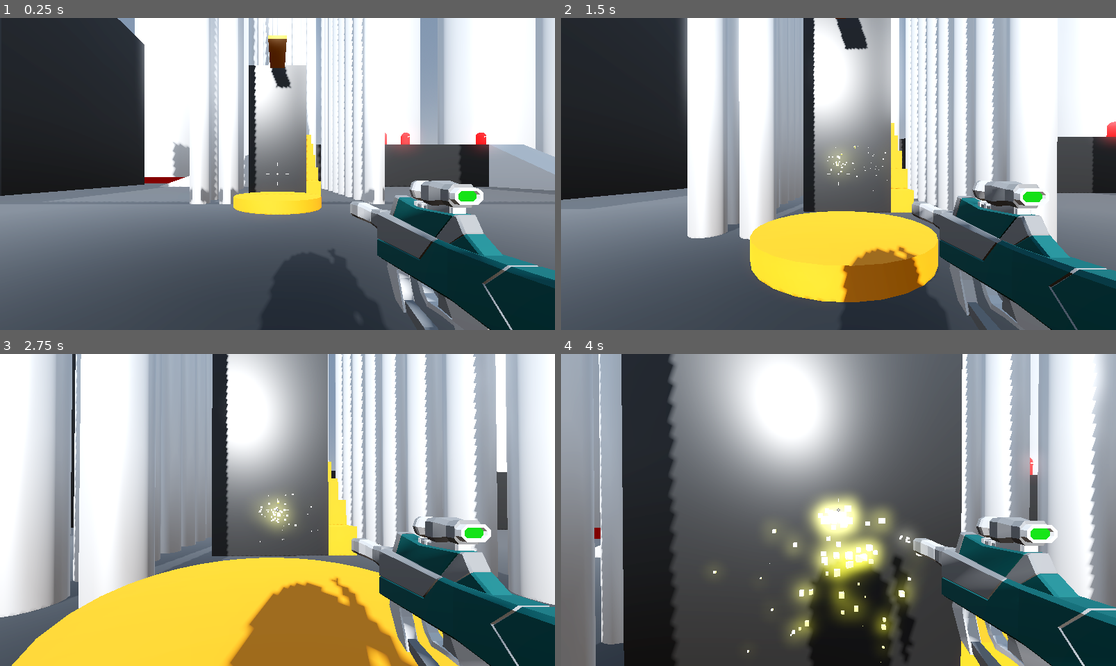
Above: before the commit, frames 1-4 (two rows, left to right).
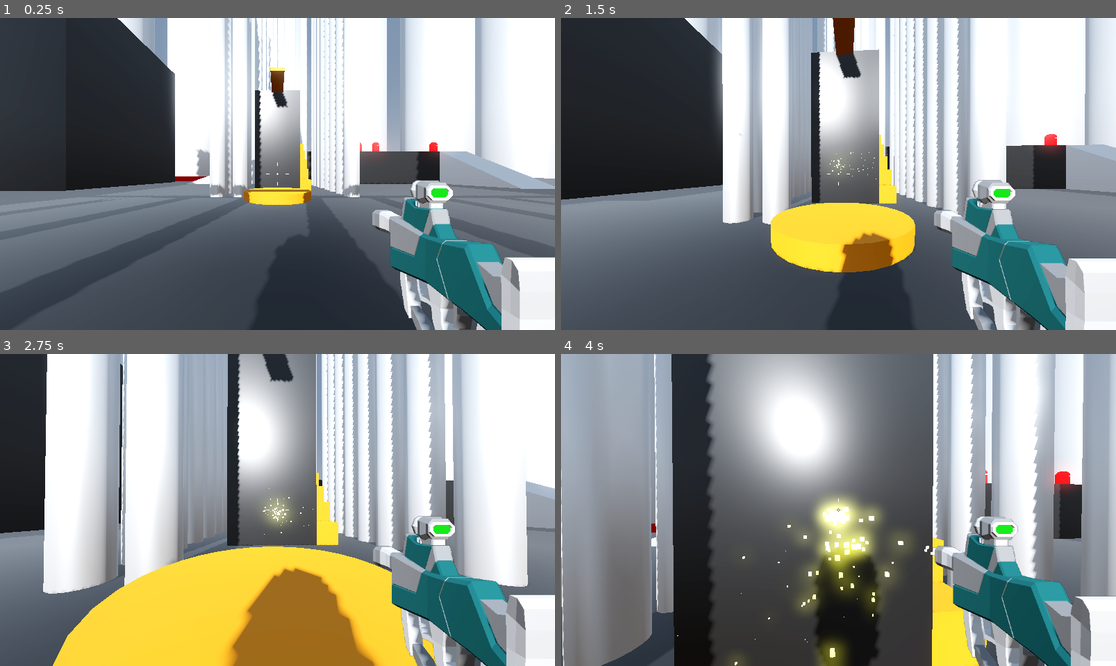
Above: after the commit, the same moments.

Repository: Assasquid/robot_rampage
Game: Godot game, scene res://Scenes/Levels/sand_box.tscn
The game is run twice, just before and just after one commit, with the same random seed, the same clock (stepped at 60 frames per second) and the same inputs.
Inputs (mouse positions are in pixels of both pictures, inside the frame that each line leads up to):
- Up to frame 1 (0.25 s): no input
- Up to frame 2 (1.5 s): tap Enter at 0.5 s; move the mouse to (866, 174) at 0.52 s; press the mouse at (866, 174) at 0.53 s; hold W (move_forward) from 0.53 s (still down); tap Space (jump) at 0.77 s; move the mouse to (810, 174) at 1.27 s; release the mouse at (810, 174) at 1.28 s; click (810, 174) at 1.35 s
- Up to frame 3 (2.75 s): keep holding W (move_forward); tap Space (jump) at 1.52 s; move the mouse to (288, 503) at 2.02 s; press the mouse at (288, 503) at 2.03 s
- Up to frame 4 (4 s): keep holding W (move_forward); move the mouse to (832, 516) at 2.77 s; release the mouse at (832, 516) at 2.78 s; click (832, 516) at 2.85 s; tap Space (jump) at 3.02, 3.77 s; move the mouse to (877, 513) at 3.52 s; press the mouse at (877, 513) at 3.53 s

The runs differ from the first frame. In frame 1, 42% of the frame differs, in the area x 0-100%, y 0-100%; in frame 2, 45%; in frame 3, 61%; in frame 4, 57%.

Commit message:
Prevent weapon from clipping through walls.
Add a different camera, make it move with the main camera.
Tweak the FOV for the weapon camera.

Diff:
--- a/Scenes/SMG.tscn
+++ b/Scenes/SMG.tscn
@@ -57,10 +57,38 @@
 muzzle_flash2 = NodePath("GPUParticles3D")
 
 [node name="SMG" parent="." index="1" instance=ExtResource("2_iauo0")]
-transform = Transform3D(1, 0, 0, 0, 1, 0, 0, 0, 1, 0.7, -0.35, -0.7)
+transform = Transform3D(1, 0, 0, 0, 1, 0, 0, 0, 1, 0.7, -0.35, -1.8)
+
+[node name="Suppressors_003" parent="SMG" index="0"]
+layers = 2
+
+[node name="Part_024" parent="SMG" index="1"]
+layers = 2
+
+[node name="Rail_009" parent="SMG" index="2"]
+layers = 2
+
+[node name="Grip_017" parent="SMG" index="3"]
+layers = 2
+
+[node name="Charger_011" parent="SMG" index="4"]
+layers = 2
+
+[node name="Scope_016" parent="SMG" index="5"]
+layers = 2
+
+[node name="Part_029" parent="SMG" index="6"]
+layers = 2
+
+[node name="Part_030" parent="SMG" index="7"]
+layers = 2
+
+[node name="Gun butt_012" parent="SMG" index="8"]
+layers = 2
 
 [node name="MuzzleFlash" type="GPUParticles3D" parent="." index="3"]
-transform = Transform3D(1, 0, 0, 0, 1, 0, 0, 0, 1, 0.7, -0.3, -1.8)
+transform = Transform3D(1, 0, 0, 0, 1, 0, 0, 0, 1, 0.7, -0.3, -2.9)
+layers = 2
 material_override = SubResource("StandardMaterial3D_qowly")
 cast_shadow = 0
 emitting = false
@@ -74,7 +102,8 @@
 draw_pass_1 = SubResource("BoxMesh_24fyk")
 
 [node name="GPUParticles3D" type="GPUParticles3D" parent="." index="4"]
-transform = Transform3D(1, 0, 0, 0, 1, 0, 0, 0, 1, 0.7, -0.3, -1.8)
+transform = Transform3D(1, 0, 0, 0, 1, 0, 0, 0, 1, 0.7, -0.3, -2.9)
+layers = 2
 material_override = SubResource("StandardMaterial3D_pcre2")
 cast_shadow = 0
 emitting = false
@@ -86,3 +115,5 @@
 local_coords = true
 process_material = SubResource("ParticleProcessMaterial_4ltgj")
 draw_pass_1 = SubResource("BoxMesh_eevd8")
+
+[editable path="SMG"]
--- a/Scenes/player.tscn
+++ b/Scenes/player.tscn
@@ -23,9 +23,32 @@
 
 [node name="SmoothCamera" type="Camera3D" parent="CameraPivot"]
 top_level = true
+cull_mask = 1048573
+fov = 90.0
 script = ExtResource("2_7c6cc")
 
 [node name="SMG" parent="CameraPivot/SmoothCamera" instance=ExtResource("3_h00qr")]
+
+[node name="RemoteTransform3D" type="RemoteTransform3D" parent="CameraPivot/SmoothCamera"]
+remote_path = NodePath("../../../SubViewportContainer/SubViewport/WeaponCamera")
+
+[node name="SubViewportContainer" type="SubViewportContainer" parent="."]
+anchors_preset = 15
+anchor_right = 1.0
+anchor_bottom = 1.0
+grow_horizontal = 2
+grow_vertical = 2
+stretch = true
+
+[node name="SubViewport" type="SubViewport" parent="SubViewportContainer"]
+transparent_bg = true
+handle_input_locally = false
+size = Vector2i(1152, 648)
+render_target_update_mode = 4
+
+[node name="WeaponCamera" type="Camera3D" parent="SubViewportContainer/SubViewport"]
+cull_mask = 2
+fov = 40.0
 
 [node name="CenterContainer" type="CenterContainer" parent="."]
 anchors_preset = 15
--- a/Scenes/sparks.tscn
+++ b/Scenes/sparks.tscn
@@ -22,6 +22,21 @@
 
 [sub_resource type="BoxMesh" id="BoxMesh_ouvv4"]
 size = Vector3(0.1, 0.1, 0.1)
+
+[sub_resource type="Animation" id="Animation_f2fii"]
+length = 0.001
+tracks/0/type = "value"
+tracks/0/imported = false
+tracks/0/enabled = true
+tracks/0/path = NodePath(".:emitting")
+tracks/0/interp = 1
+tracks/0/loop_wrap = true
+tracks/0/keys = {
+"times": PackedFloat32Array(0),
+"transitions": PackedFloat32Array(1),
+"update": 1,
+"values": [false]
+}
 
 [sub_resource type="Animation" id="Animation_rinuk"]
 resource_name = "Spark"
@@ -52,21 +67,6 @@
 }]
 }
 
-[sub_resource type="Animation" id="Animation_f2fii"]
-length = 0.001
-tracks/0/type = "value"
-tracks/0/imported = false
-tracks/0/enabled = true
-tracks/0/path = NodePath(".:emitting")
-tracks/0/interp = 1
-tracks/0/loop_wrap = true
-tracks/0/keys = {
-"times": PackedFloat32Array(0),
-"transitions": PackedFloat32Array(1),
-"update": 1,
-"values": [false]
-}
-
 [sub_resource type="AnimationLibrary" id="AnimationLibrary_5bjry"]
 _data = {
 "RESET": SubResource("Animation_f2fii"),
